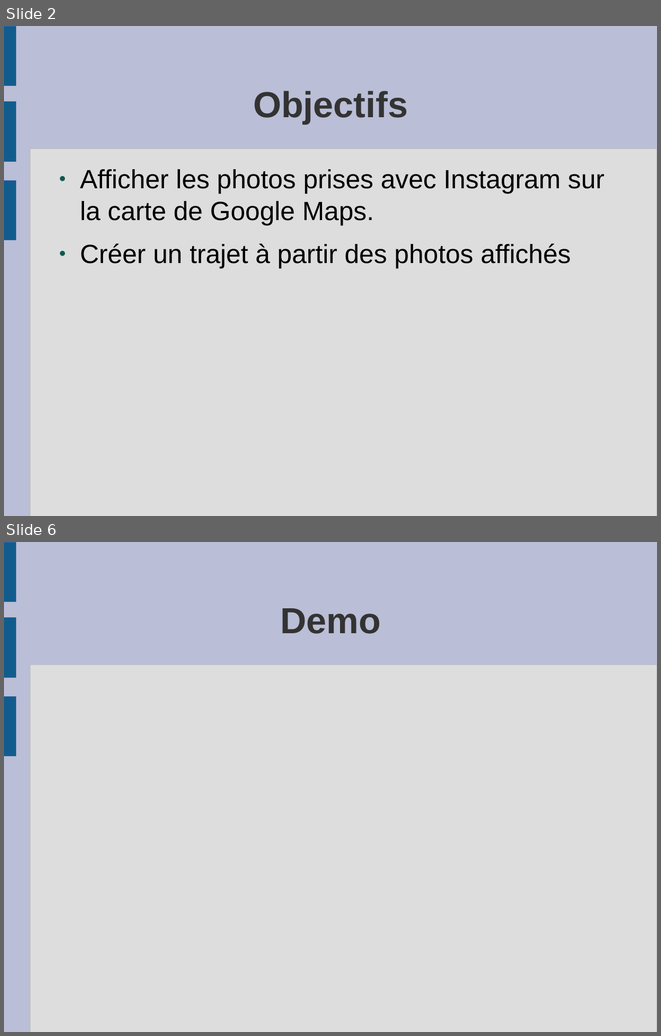
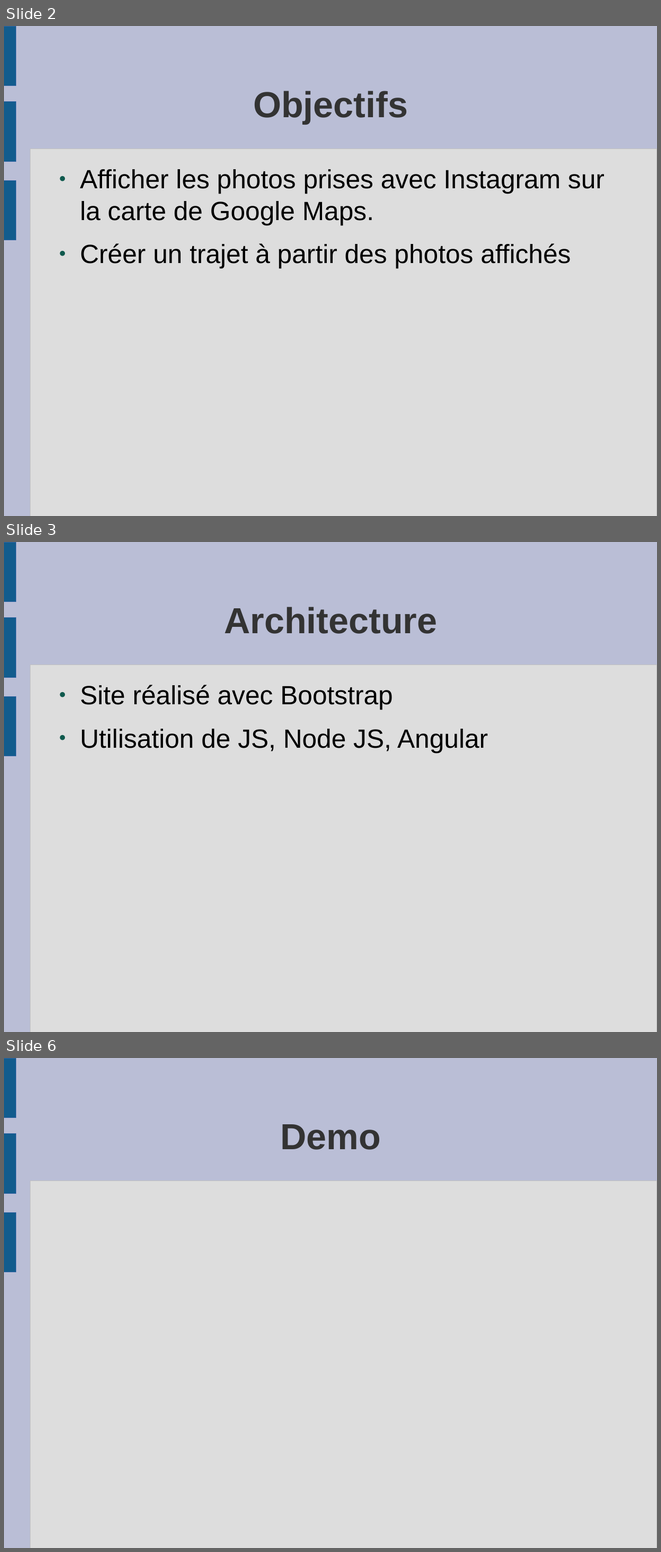
Before and after one commit to NOualet/ArchiWeb_GroupC, a slide deck: Doc/presentationOral.odp. Shown one above the other, each under a label of ours: slides 2 and 6 before the commit, slides 2, 3 and 6 after it; the slides between them are not shown. The pictures are 661x1036 and 661x1552 pixels, drawn with LibreOffice and Linux fonts; fonts in the diff are those of the drawing. Boxes give left, top, right and bottom in pixels: in the first picture for what was removed or moved away, otherwise in the second. Text is boxed around its words. In the diff, an @@ line names an element or a change of style, - is before the commit and + after.

```diff
--- a/Doc/presentationOral.odp
+++ b/Doc/presentationOral.odp
@@ slide 3 added at [4,542,657,1032], background #BABED6; not listed: 4 template elements that a slide beside it also shows @@
@@ title added at [224,607,437,634], 44 pt, text #333333, bold @@
+Architecture
@@ text added at [80,685,488,752], 32 pt, text #000000 @@
+● Site réalisé avec Bootstrap
+● Utilisation de JS, Node JS, Angular
```
Also in this commit, not shown: 1 slide changed, 1 other slide added, 2 slides removed, 1 other file.
